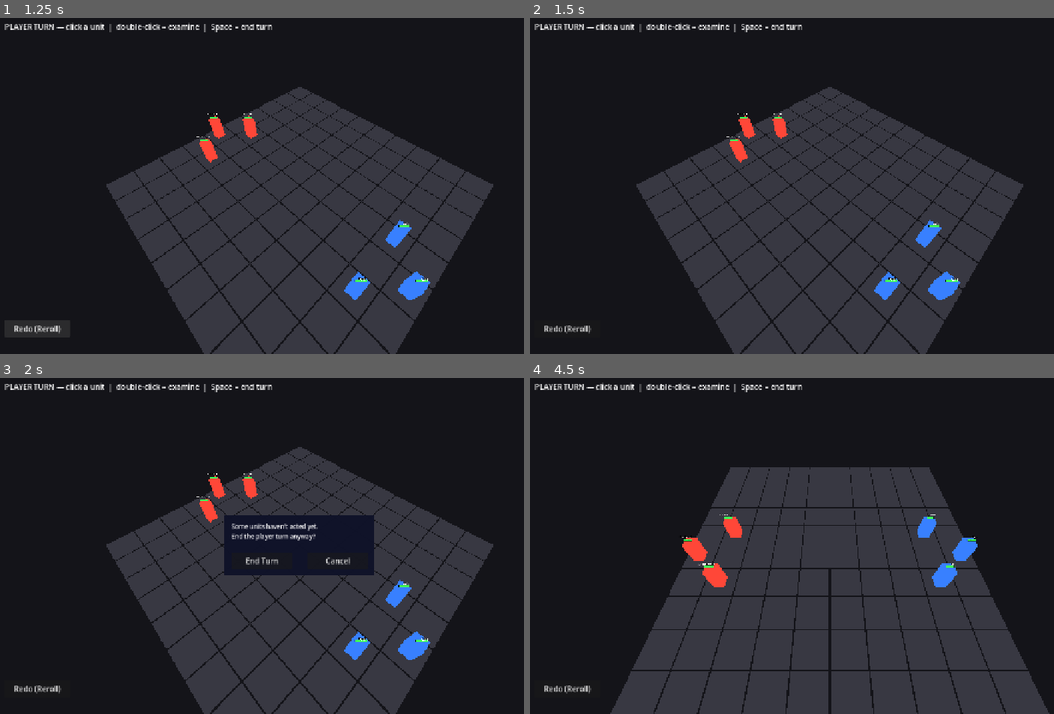
Above: before the commit, frames 1-4 (two rows, left to right).
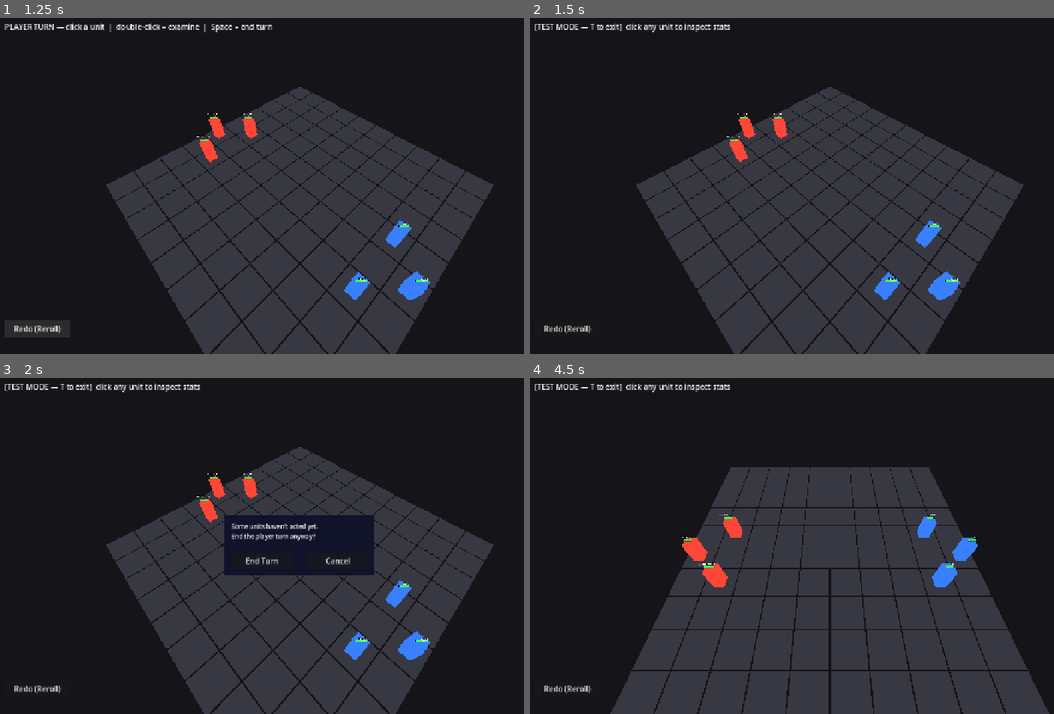
Above: after the commit, the same moments.

Repository: caleb-the-dev/RogueFinder
Game: Godot game, scene res://main.tscn
Two runs of this game, one before a commit and one after it. Both use one fixed random seed, a clock stepped at 60 frames per second and the inputs below. The engine's default icon, where the game draws it, is replaced by a stand-in: a white triangle on a blue panel in a dark square.
Inputs (mouse positions are in pixels of both pictures, inside the frame that each line leads up to):
- Up to frame 1 (1.25 s): click "Redo (Reroll)" at 0.5 s
- Up to frame 2 (1.5 s): tap A at 1.25 s; move the mouse to (802, 253) at 1.27 s; tap T at 1.35 s; click (802, 253) at 1.42 s
- Up to frame 3 (2 s): tap Space at 1.52 s
- Up to frame 4 (4.5 s): click "End Turn" at 2 s; tap Enter at 2.75, 3.5, 4.25 s; drag from (1012, 596) to (802, 613) at 2.77 s; move the mouse to (650, 495) at 3.52 s; hold A 3.53-4.25 s; tap Q at 3.6 s; tap T at 3.8 s; drag from (860, 546) to (650, 495) at 4.27 s

Frame 1 is identical in both runs. In frame 2, 0.6% of the frame differs, in the area x 0-52%, y 1-5%; in frame 3, 0.6%; in frame 4, 0.6%.

Commit message:
feat: testing mode (T key) + Sweep (CONE) and Piercing Shot (LINE) abilities
- Press T to toggle testing mode; clicking any unit opens full StatPanel
  with all live vars (HP, energy, all attributes) — no game actions fire
- Status bar shows [TEST MODE] reminder while active; T again to exit
- Added Sweep (CONE/STR/3E): wide arc hitting enemy T-shape in front
- Added Piercing Shot (LINE/DEX/3E/passthrough): bolt punches through
  every enemy in a straight line up to 6 tiles
- RogueFinder gets Sweep in slot 4; archer_bandit gets Piercing Shot
  in slot 3; elite_guard gets Sweep in slot 4

Co-Authored-By: Claude Sonnet 4.6 <noreply@anthropic.com>

Diff:
--- a/rogue-finder/scripts/combat/CombatManager3D.gd
+++ b/rogue-finder/scripts/combat/CombatManager3D.gd
@@ -207,6 +207,10 @@
 			KEY_SPACE:
 				_request_end_player_turn()
 				get_viewport().set_input_as_handled()
+			KEY_T:
+				GameState.testing_mode = not GameState.testing_mode
+				_update_status()
+				get_viewport().set_input_as_handled()
 
 	if event is InputEventMouseButton and event.pressed and event.button_index == MOUSE_BUTTON_LEFT:
 		if event.double_click:
@@ -220,6 +224,13 @@
 		return
 	var cell: Vector2i = _grid.get_clicked_cell(camera, get_viewport())
 	if cell == Vector2i(-1, -1):
+		return
+
+	# Testing mode: clicking any unit opens its full stat panel; game actions are suspended.
+	if GameState.testing_mode:
+		var obj: Object = _grid.get_unit_at(cell)
+		if obj is Unit3D:
+			_stat_panel.show_for(obj as Unit3D)
 		return
 
 	match mode:
@@ -843,6 +854,9 @@
 func _update_status() -> void:
 	if not _status_label:
 		return
+	if GameState.testing_mode:
+		_status_label.text = "[TEST MODE — T to exit]  click any unit to inspect stats"
+		return
 	match state:
 		CombatState.PLAYER_TURN:
 			match mode:
--- a/rogue-finder/scripts/globals/AbilityLibrary.gd
+++ b/rogue-finder/scripts/globals/AbilityLibrary.gd
@@ -172,6 +172,31 @@
 			{ "type": EffectData.EffectType.BUFF, "base_value": 2, "stat": AbilityData.Attribute.VITALITY },
 		],
 	},
+	"sweep": {
+		"name":          "Sweep",
+		"attribute":     AbilityData.Attribute.STRENGTH,
+		"target":        AbilityData.TargetShape.CONE,
+		"applicable_to": AbilityData.ApplicableTo.ENEMY,
+		"range":         1,
+		"cost":          3,
+		"description":   "Drag your weapon in a wide arc — hits every enemy in a T-shaped cone in front of you.",
+		"effects": [
+			{ "type": EffectData.EffectType.HARM, "base_value": 4, "pool": EffectData.PoolType.HP },
+		],
+	},
+	"piercing_shot": {
+		"name":          "Piercing Shot",
+		"attribute":     AbilityData.Attribute.DEXTERITY,
+		"target":        AbilityData.TargetShape.LINE,
+		"applicable_to": AbilityData.ApplicableTo.ENEMY,
+		"range":         6,
+		"passthrough":   true,
+		"cost":          3,
+		"description":   "Draw and loose with full force — the bolt punches through every enemy in a straight line.",
+		"effects": [
+			{ "type": EffectData.EffectType.HARM, "base_value": 4, "pool": EffectData.PoolType.HP },
+		],
+	},
 }
 
 ## Cached Godot icon — loaded once on first ability lookup.
--- a/rogue-finder/scripts/globals/ArchetypeLibrary.gd
+++ b/rogue-finder/scripts/globals/ArchetypeLibrary.gd
@@ -32,7 +32,7 @@
 		"artwork_idle":   "",
 		"artwork_attack": "",
 		"backgrounds":    ["Noble", "Peasant", "Scholar", "Soldier", "Merchant"],
-		"abilities":      ["strike", "guard", "inspire", ""],
+		"abilities":      ["strike", "guard", "inspire", "sweep"],
 		"consumable":     "Smoke Vial",
 		"str_range":      [1, 4],
 		"dex_range":      [1, 4],
@@ -48,7 +48,7 @@
 		"artwork_idle":   "",
 		"artwork_attack": "",
 		"backgrounds":    ["Crook", "Soldier"],
-		"abilities":      ["quick_shot", "disengage", "", ""],
+		"abilities":      ["quick_shot", "disengage", "piercing_shot", ""],
 		"consumable":     "",
 		"str_range":      [1, 2],
 		"dex_range":      [3, 4],
@@ -96,7 +96,7 @@
 		"artwork_idle":   "",
 		"artwork_attack": "",
 		"backgrounds":    ["Soldier", "Noble"],
-		"abilities":      ["shield_bash", "counter", "taunt", ""],
+		"abilities":      ["shield_bash", "counter", "taunt", "sweep"],
 		"consumable":     "",
 		"str_range":      [3, 5],
 		"dex_range":      [1, 3],
--- a/rogue-finder/scripts/globals/GameState.gd
+++ b/rogue-finder/scripts/globals/GameState.gd
@@ -3,3 +3,7 @@
 ## --- Global Game State ---
 ## Autoloaded singleton (name: GameState) — tracks run-wide data.
 ## Stage 1: minimal scaffold. Will hold run metadata, reputation, etc. in later stages.
+
+## Toggle with [T] in combat. When true, left-clicking any unit opens its full stat panel
+## instead of performing normal game actions. Useful for verifying ability effects mid-fight.
+var testing_mode: bool = false
